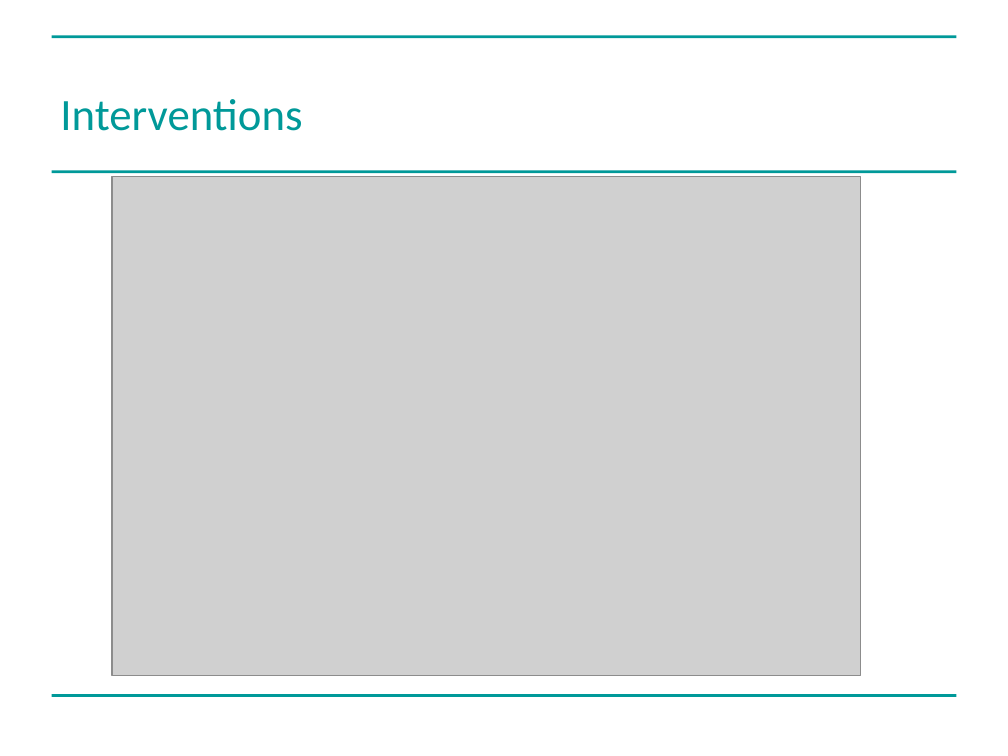
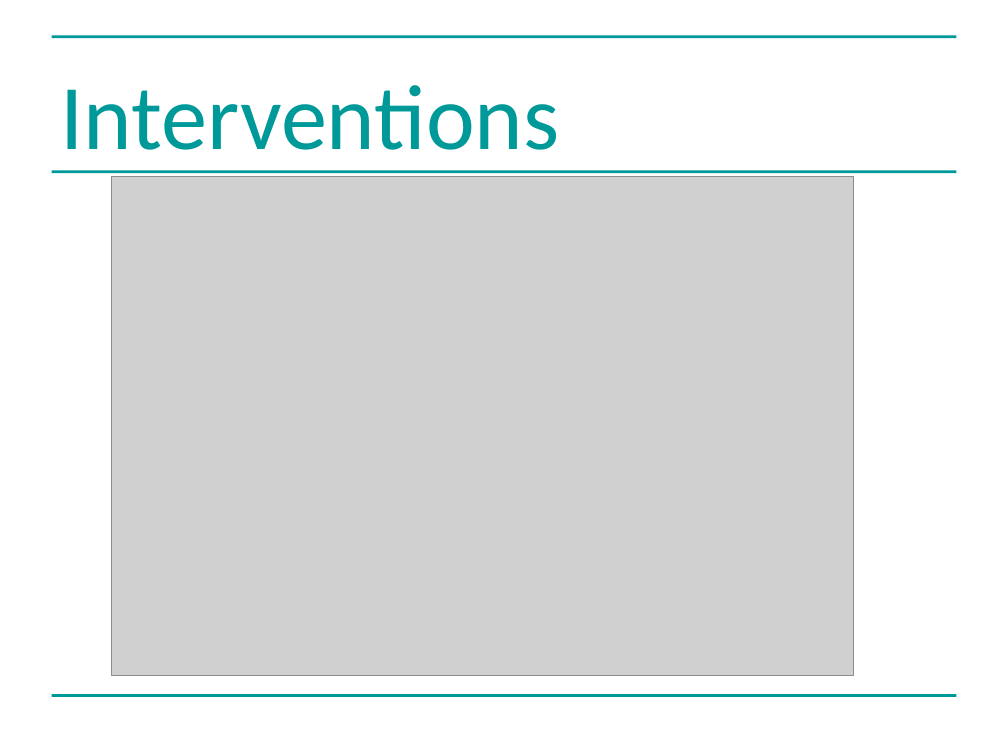
Before and after one commit to greenape/bsps2015, a slide deck: slide 9 of presentation/risky_aging_bsps.ppt (slide 4 before the commit). Drawn at 1008x756 pixels with LibreOffice and Linux fonts; fonts in the diff are those of the drawing; grey boxes stand for pictures. Boxes give left, top, right and bottom in pixels: in the first picture for what was removed or moved away, otherwise in the second. Text is boxed around its words. In the diff, an @@ line names an element or a change of style, - is before the commit and + after.

```diff
--- a/presentation/risky_aging_bsps.ppt
+++ b/presentation/risky_aging_bsps.ppt
@@ title "Interventions" at <box>60,85,559,171</box>: size 32 to 66 pt @@
@@ picture: place and size @@
-picture at <box>112,176,861,675</box>
+picture at <box>112,176,853,675</box>
```
Also in this commit, not shown: 4 other slides changed, 5 slides added, 1 other file.
